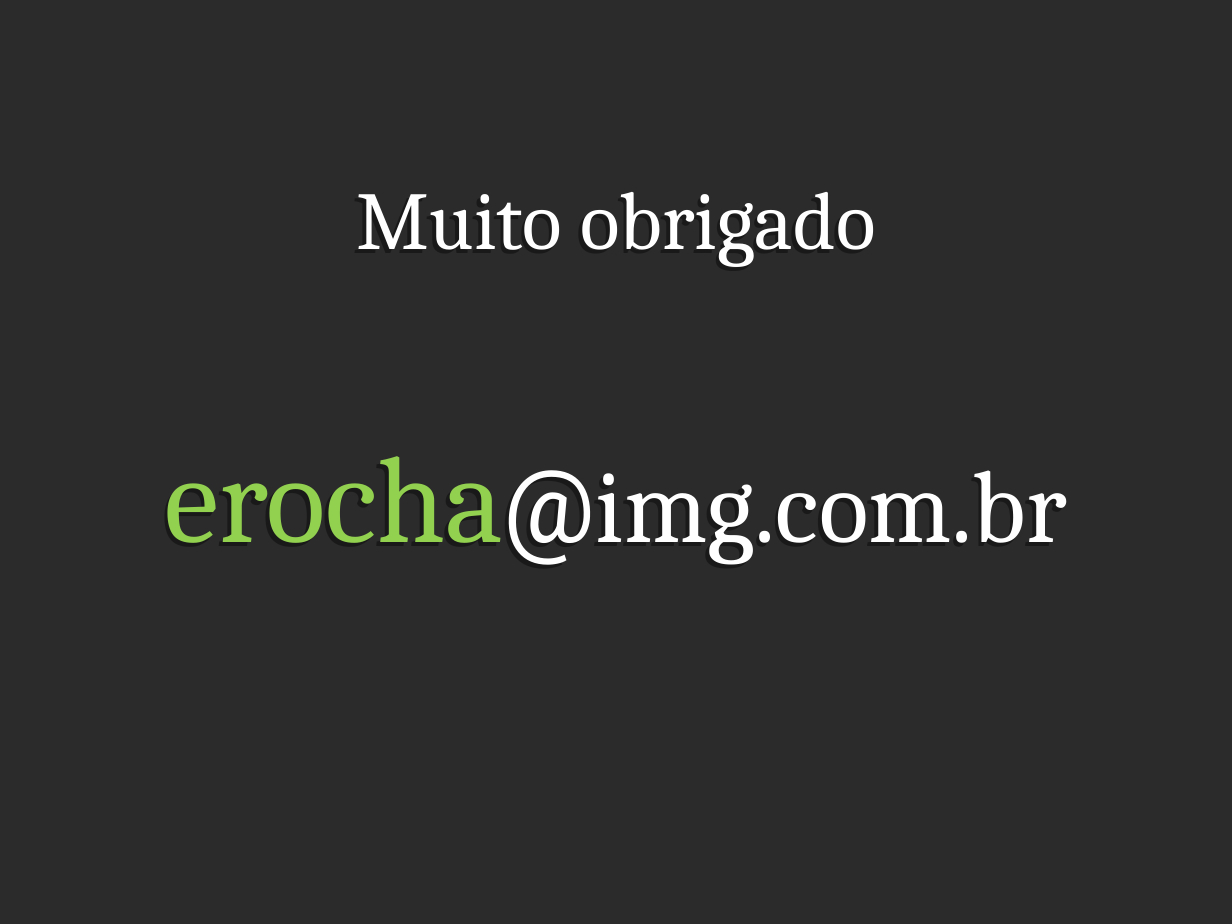
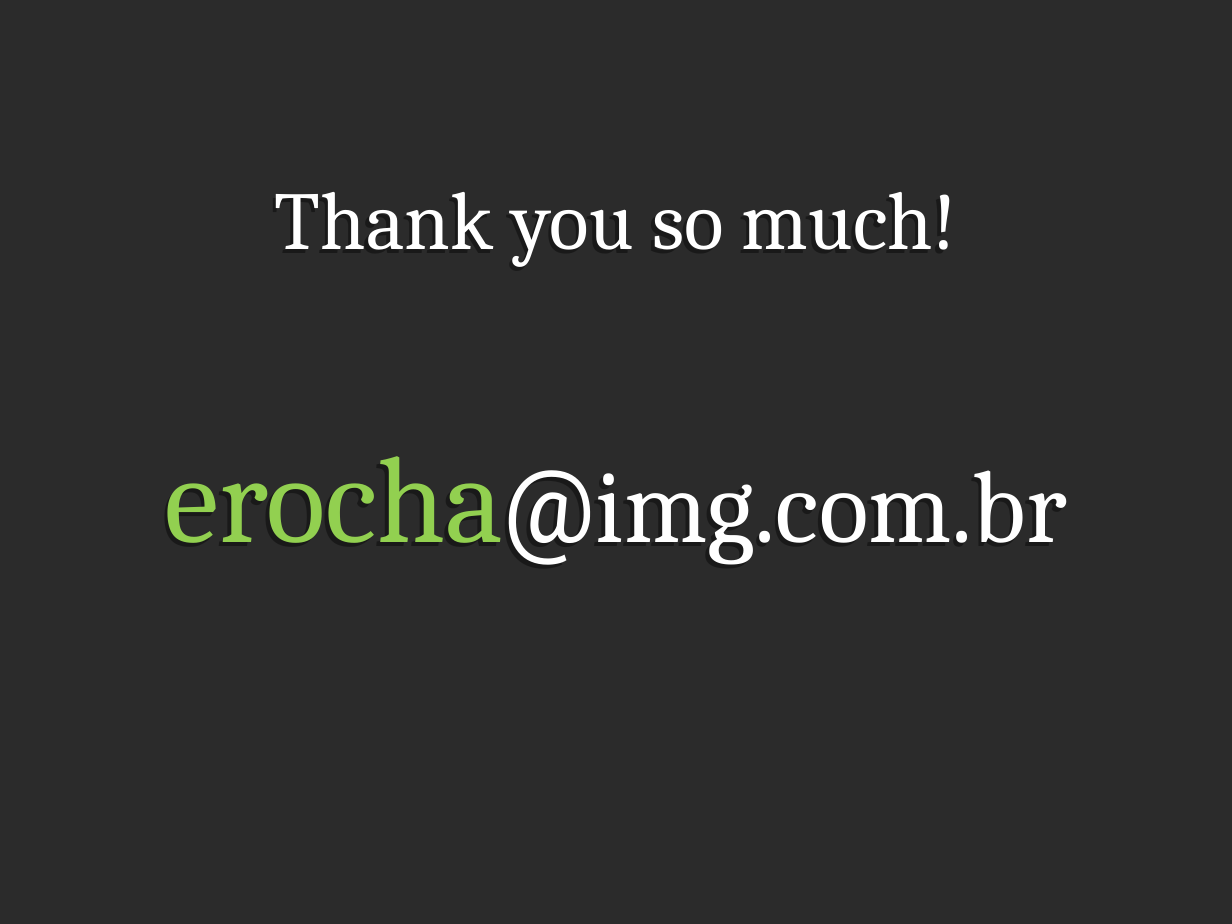
Before and after one commit to ezequias/Esri, a slide deck: slide 16 of ClassGeneratorSDE/Docs/OpenSpaceClassGenerator.ppt. Drawn at 1232x924 pixels with LibreOffice and Linux fonts; fonts in the diff are those of the drawing; background and template pictures are left out; a plain dark background stands for a picture behind light text. Boxes give left, top, right and bottom in pixels: in the first picture for what was removed or moved away, otherwise in the second. Text is boxed around its words. In the diff, an @@ line names an element or a change of style, - is before the commit and + after.

```diff
--- a/ClassGeneratorSDE/Docs/OpenSpaceClassGenerator.ppt
+++ b/ClassGeneratorSDE/Docs/OpenSpaceClassGenerator.ppt
@@ text at [271,192,953,267]: text changed @@
-Muito obrigado
+Thank you so much!
```
Also in this commit, not shown: 3 other slides changed, 7 slides added, 7 slides removed.
